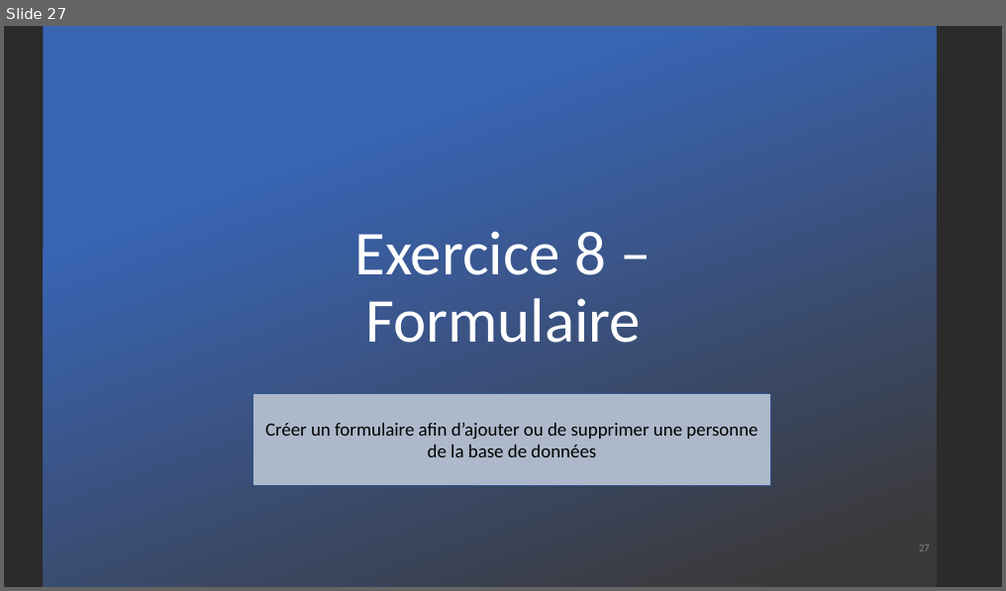
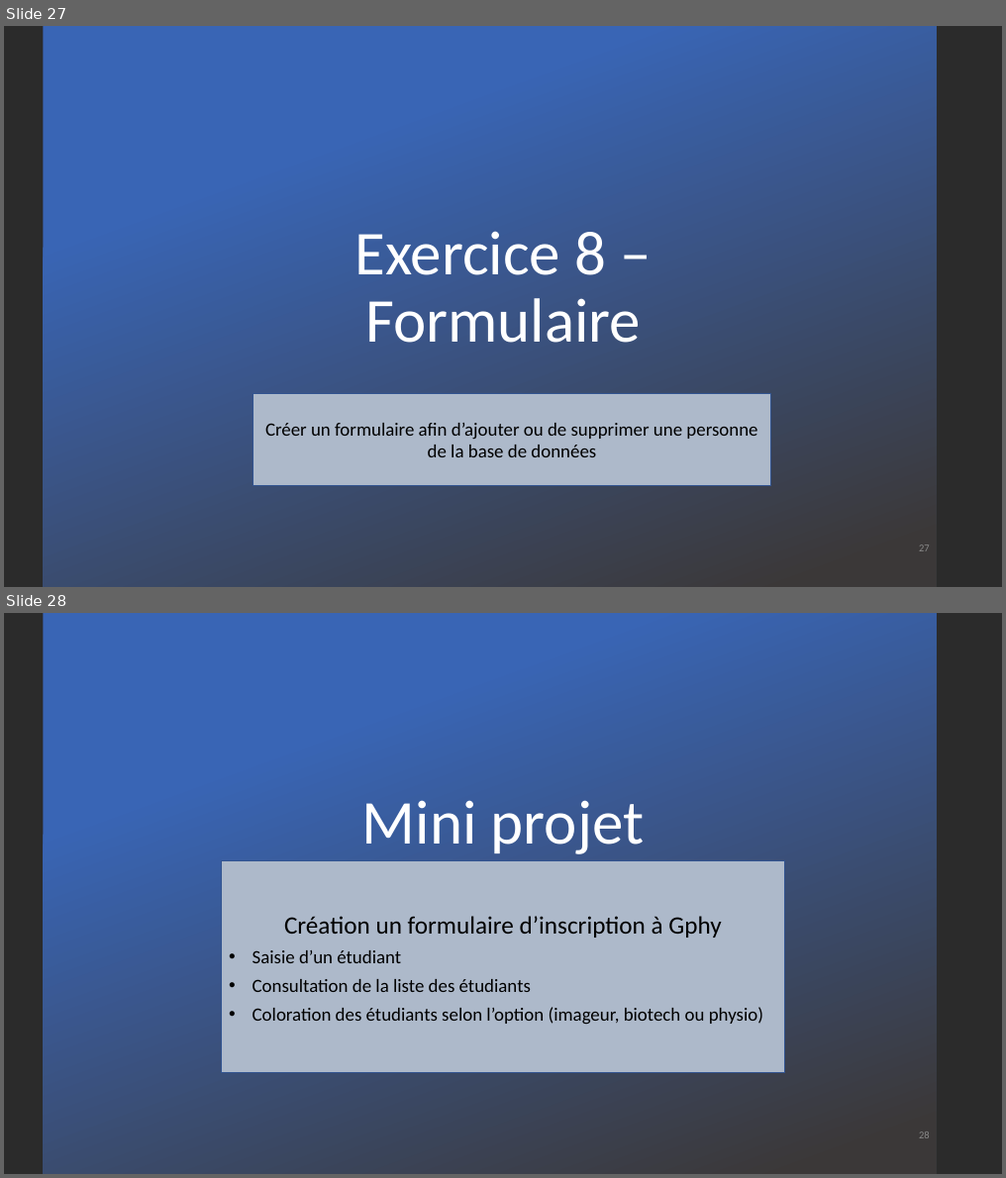
Before and after one commit to DylanMielot/FormationFormateur, a slide deck: Formation de formateur.pptx. Shown one above the other, each under a label of ours: slide 27 before the commit, slides 27 and 28 after it. The pictures are 1006x591 and 1006x1178 pixels, drawn with LibreOffice and Linux fonts; fonts in the diff are those of the drawing; background and template pictures are left out; a plain dark background stands for a picture behind light text. Boxes give left, top, right and bottom in pixels: in the first picture for what was removed or moved away, otherwise in the second. Text is boxed around its words. In the diff, an @@ line names an element or a change of style, - is before the commit and + after.

Commit message:
Maj pwp

```diff
--- a/Formation de formateur.pptx
+++ b/Formation de formateur.pptx
@@ slide 28 added at [4,613,1002,1174], background picture (left out) @@
@@ rectangle added at [43,613,936,1174], fill gradient #3965B5 to #3B3838 @@
@@ title added at [362,800,644,855], 60 pt, text #FFFFFF @@
+Mini projet
@@ rectangle added at [222,861,785,1072], fill #ADB9CA, outline #325491 1 pt, 18 pt, text #000000 @@
+Création un formulaire d’inscription à Gphy
+• Saisie d’un étudiant
+• Consultation de la liste des étudiants
+• Coloration des étudiants selon l’option (imageur, biotech ou physio)
@@ page number added at [919,1132,930,1139], 10 pt, text #898989 @@
+28
```
